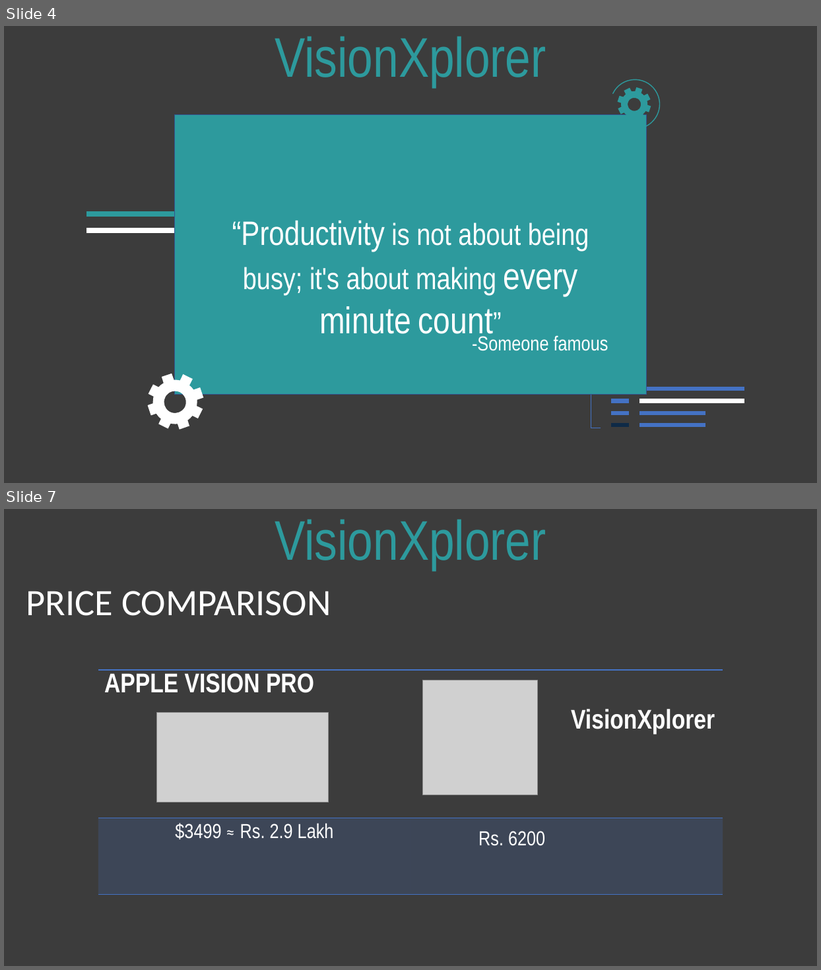
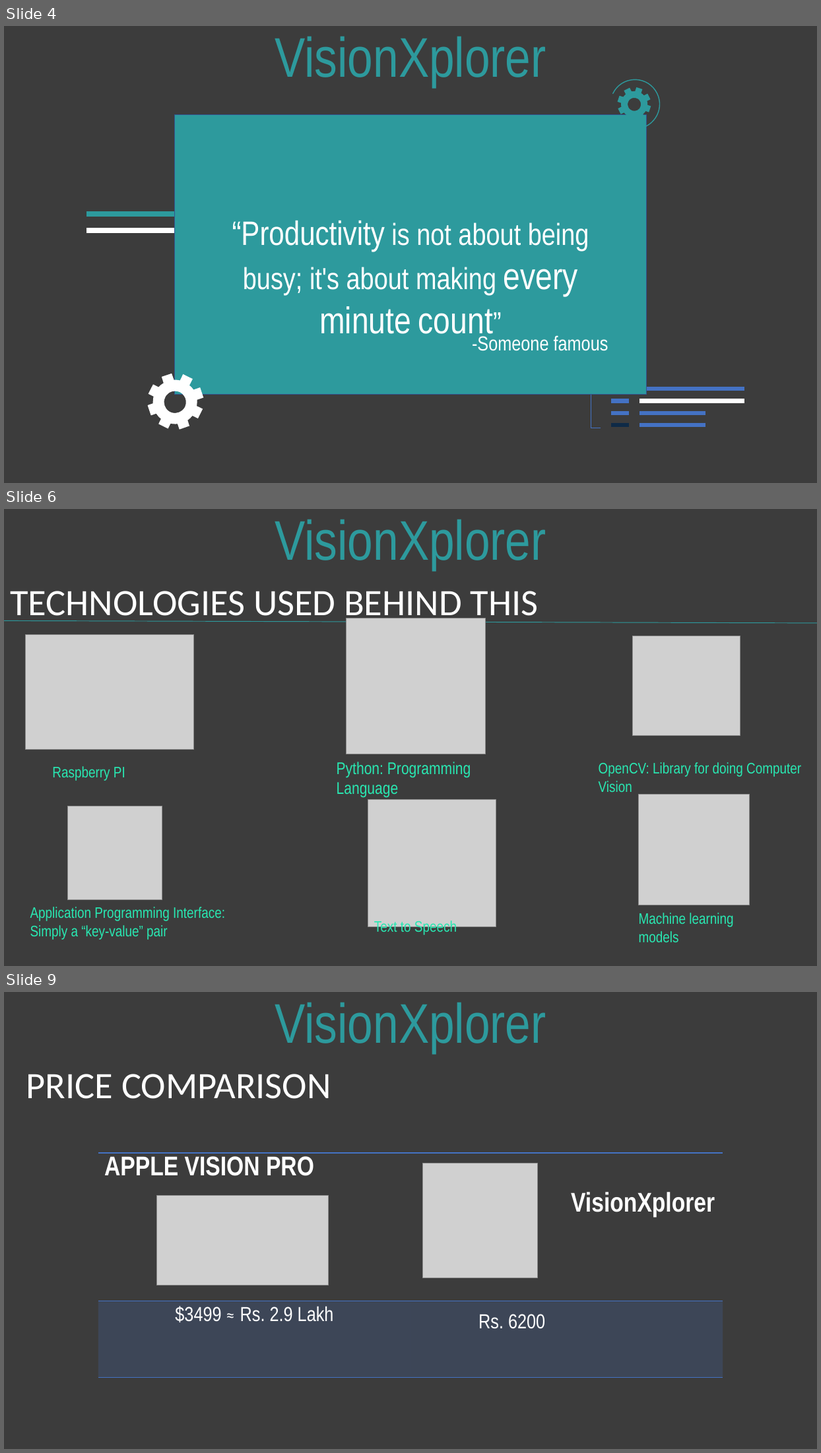
Before and after one commit to Soumyajit01/VisionXplorer, a slide deck: visionXplorer ppt files/visionXplorer.pptx. Shown one above the other, each under a label of ours: slides 4 and 7 before the commit, slides 4, 6 and 9 after it; the slides between them are not shown. The pictures are 821x970 and 821x1453 pixels, drawn with LibreOffice and Linux fonts; fonts in the diff are those of the drawing; grey boxes stand for pictures. Boxes give left, top, right and bottom in pixels: in the first picture for what was removed or moved away, otherwise in the second. Text is boxed around its words. In the diff, an @@ line names an element or a change of style, - is before the commit and + after.

```diff
--- a/visionXplorer ppt files/visionXplorer.pptx
+++ b/visionXplorer ppt files/visionXplorer.pptx
@@ slide 6 added at <box>4,509,817,966</box>, background #3C3C3C @@
@@ text added at <box>275,520,546,570</box>, 66 pt, text #2D9A9D @@
+VisionXplorer
@@ text added at <box>10,591,539,625</box>, 44 pt, text #FFFFFF @@
+TECHNOLOGIES USED BEHIND THIS
@@ line added from (4, 621) to (817, 623), #2D9A9D 0.75 pt @@
@@ picture added at <box>347,619,486,755</box> @@
@@ picture added at <box>25,634,193,750</box> @@
@@ picture added at <box>633,636,741,736</box> @@
@@ text added at <box>337,762,471,798</box>, 20 pt, text #29E8B2 @@
+Python: Programming Language
@@ text added at <box>599,762,801,792</box>, 18 pt, text #29E8B2 @@
+OpenCV: Library for doing Computer Vision
@@ text added at <box>52,766,125,781</box>, 18 pt, text #29E8B2 @@
+Raspberry PI
@@ picture added at <box>368,800,496,927</box> @@
@@ picture added at <box>638,795,749,906</box> @@
@@ picture added at <box>67,806,162,900</box> @@
@@ text added at <box>30,907,225,940</box>, 18 pt, text #29E8B2 @@
+Application Programming Interface: Simply a “key-value” pair
@@ text added at <box>374,920,457,936</box>, 18 pt, text #29E8B2 @@
+Text to Speech
@@ text added at <box>639,913,733,943</box>, 18 pt, text #29E8B2 @@
+Machine learning models
@@ what was slide 7 is now slide 9 @@
```
Also in this commit, not shown: 3 slides changed, 1 other slide added.
